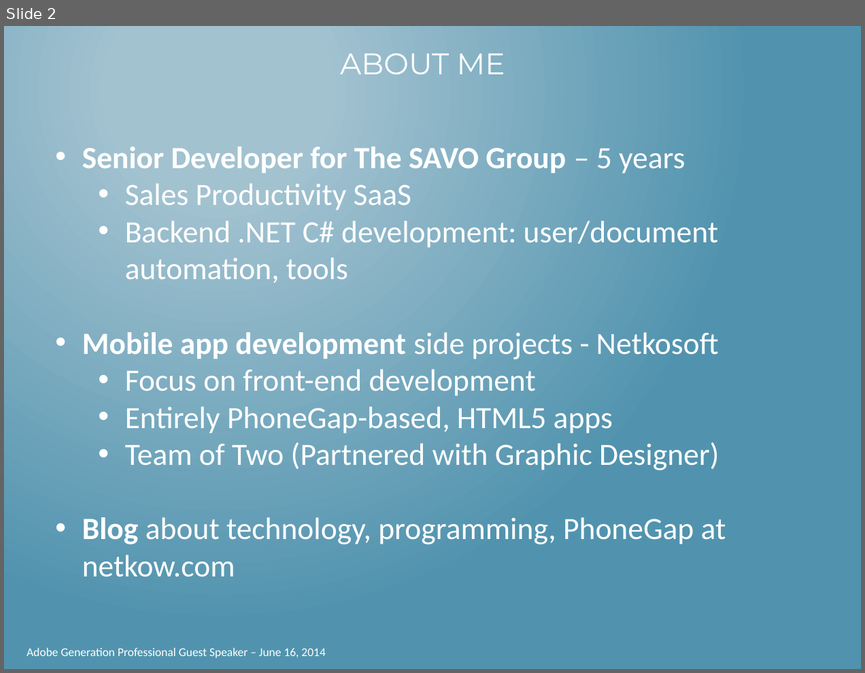
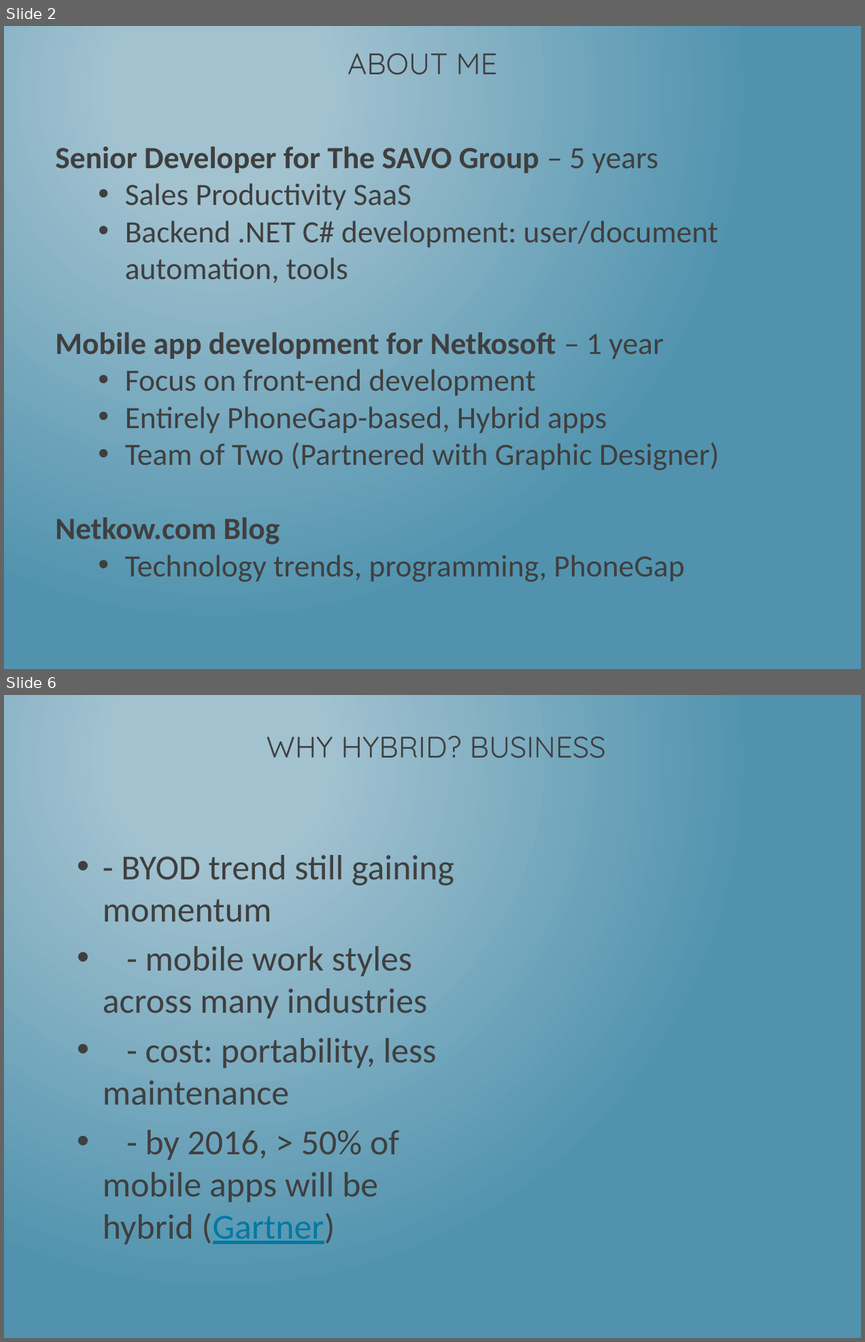
Before and after one commit to dotNetkow/Presentations, a slide deck: That Conference 2014/Building PhoneGap Mobile App w KendoUI.pptx. Shown one above the other, each under a label of ours: slide 2 before the commit, slides 2 and 6 after it; the slides between them are not shown. The pictures are 865x673 and 865x1342 pixels, drawn with LibreOffice and Linux fonts; fonts in the diff are those of the drawing. Boxes give left, top, right and bottom in pixels: in the first picture for what was removed or moved away, otherwise in the second. Text is boxed around its words. In the diff, an @@ line names an element or a change of style, - is before the commit and + after.

```diff
--- a/That Conference 2014/Building PhoneGap Mobile App w KendoUI.pptx
+++ b/That Conference 2014/Building PhoneGap Mobile App w KendoUI.pptx
@@ slide 6 added at [4,695,861,1338], background gradient #A3C3D1 to #5194AF @@
@@ title added at [266,736,606,758], 25 pt, text #3F3F3F @@
+WHY HYBRID? BUSINESS
@@ text added at [103,855,454,1202], 29.6 pt, text #3F3F3F @@
+• - BYOD trend still gaining momentum
+• - mobile work styles across many industries
+• - cost: portability, less maintenance
+• - by 2016, > 50% of mobile apps will be hybrid (Gartner)
@@ slide 2 changed as well @@
@@ title "ABOUT ME" at [347,53,498,75]: font Montserrat to Quicksand, text colour #FFFFFF to #3F3F3F @@
@@ text at [55,146,719,470]: text colour #FFFFFF to #3F3F3F in "Senior Developer for The SAVO Group – ...", "Sales Productivity SaaS", "Backend .NET C# development: user/document automation, tools", "Focus on front-end development" and 1 more places; bullet • to none @@
@@ text at [55,332,663,359]: text changed; text colour #FFFFFF to #3F3F3F; bold on @@
-• Mobile app development side projects - Netkosoft
+Mobile app development for Netkosoft – 1 year
@@ text at [125,406,606,433]: text changed; text colour #FFFFFF to #3F3F3F @@
-  • Entirely PhoneGap-based, HTML5 apps
+  • Entirely PhoneGap-based, Hybrid apps
@@ text at [55,517,684,582]: text changed; text colour #FFFFFF to #3F3F3F @@
-• Blog about technology, programming, PhoneGap at netkow.com
+Netkow.com Blog
+  • Technology trends, programming, PhoneGap
@@ text removed at [26,648,325,658] @@
-Adobe Generation Professional Guest Speaker – June 16, 2014
```
Also in this commit, not shown: 9 other slides changed, 12 other slides added, 1 slide removed.
